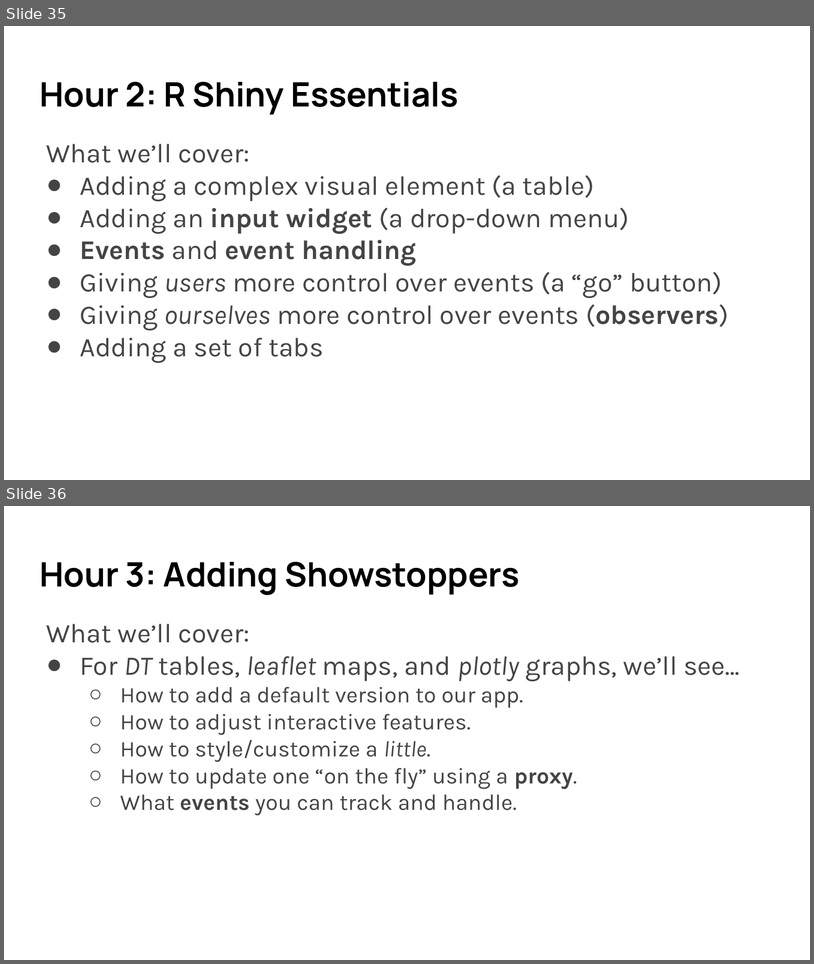
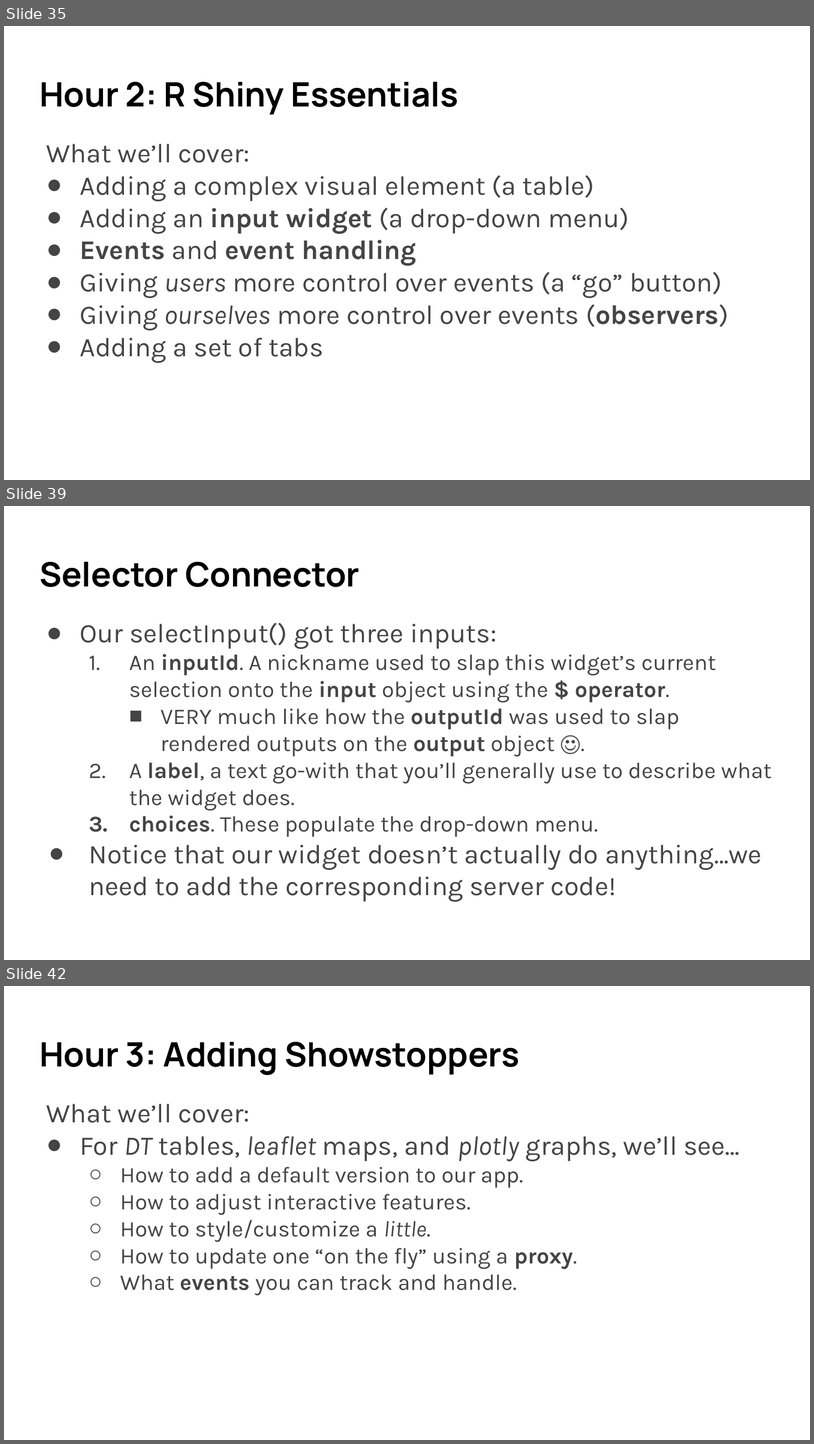
Before and after one commit to umn-dash/r-shiny, a slide deck: instructors/files/SWC slides R Shiny 2024 Fall.pptx. Shown one above the other, each under a label of ours: slides 35 and 36 before the commit, slides 35, 39 and 42 after it; the slides between them are not shown. The pictures are 814x964 and 814x1444 pixels, drawn with LibreOffice and Linux fonts; fonts in the diff are those of the drawing. Boxes give left, top, right and bottom in pixels: in the first picture for what was removed or moved away, otherwise in the second. Text is boxed around its words. In the diff, an @@ line names an element or a change of style, - is before the commit and + after.

```diff
--- a/instructors/files/SWC slides R Shiny 2024 Fall.pptx
+++ b/instructors/files/SWC slides R Shiny 2024 Fall.pptx
@@ slide 39 added at (4, 506, 810, 960), background #FFFFFF @@
@@ title added at (39, 562, 360, 587), 30 pt, text #000000, bold @@
+Selector Connector
@@ text added at (80, 622, 772, 901), 20 pt, text #444444 @@
+● Our selectInput() got three inputs:
+  1. An inputId. A nickname used to slap this widget’s current selection onto the input object using the $ operator.
+    ■ VERY much like how the outputId was used to slap rendered outputs on the output object ☺.
+  2. A label, a text go-with that you’ll generally use to describe what the widget does.
+  3. choices. These populate the drop-down menu.
+● Notice that our widget doesn’t actually do anything…we need to add the corresponding server code!
@@ what was slide 36 is now slide 42 @@
```
Also in this commit, not shown: 5 other slides added, 7 other files.
